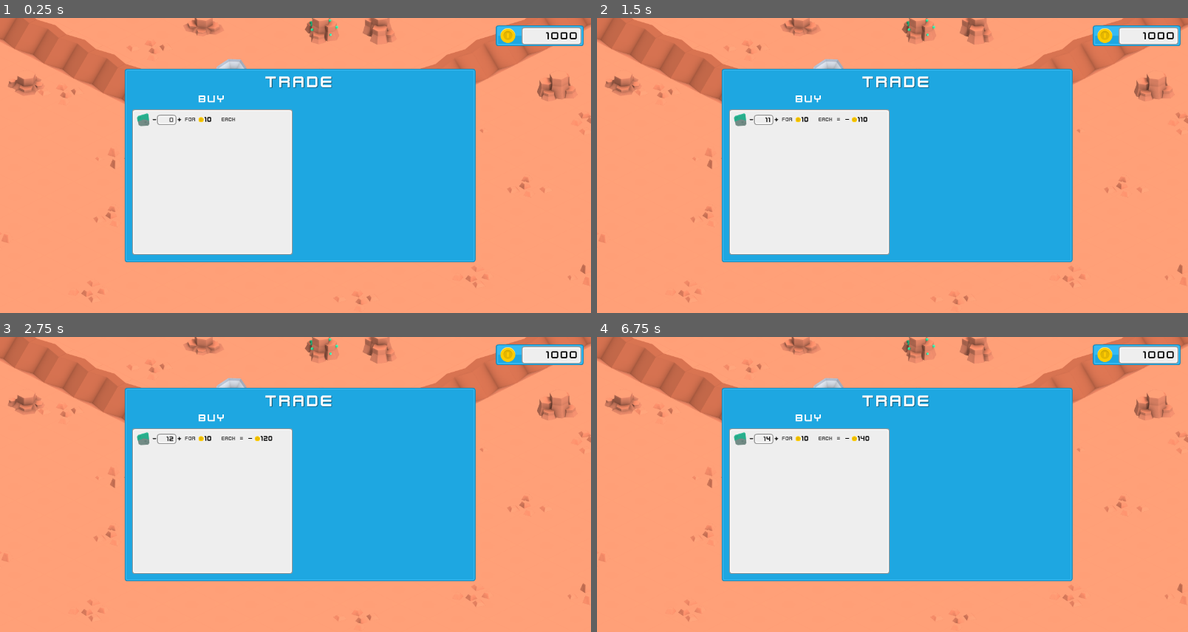
Above: before the commit, frames 1-4 (two rows, left to right).
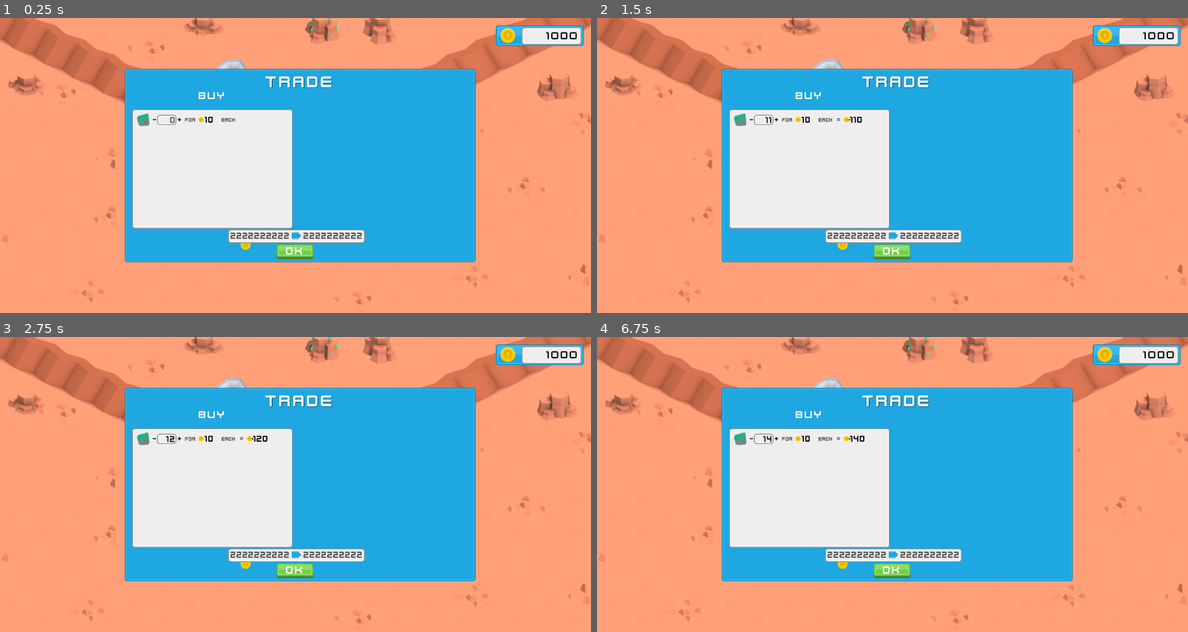
Above: after the commit, the same moments.

Repository: iapetos163/kenney-jam-2023
Game: Godot game, scene res://scene/planet.tscn
Same seed, same stepped clock (60 frames per second), same inputs: the game is played once before the commit and once after it.
Inputs (mouse positions are in pixels of both pictures, inside the frame that each line leads up to):
- Up to frame 1 (0.25 s): no input
- Up to frame 2 (1.5 s): click (762, 121) at 0.52 s; type "12" at 0.6 s; click (750, 118) at 1.25 s
- Up to frame 3 (2.75 s): click (177, 437) at 2 s
- Up to frame 4 (6.75 s): click (750, 437) at 2.75 s; click (774, 437) at 3.5 s; click (750, 437) at 4.25 s; click (774, 437) at 5 s; tap Enter at 5.75 s; tap Space at 6.5 s

The runs differ from the first frame. In frame 1, 3.1% of the frame differs, in the area x 22-62%, y 25-82%; in frame 2, 3.2%; in frame 3, 3.2%; in frame 4, 3.2%.

Commit message:
Muckin about

Diff:
--- a/scene/planet.tscn
+++ b/scene/planet.tscn
@@ -7,8 +7,11 @@
 [ext_resource type="FontFile" uid="uid://bo5nhlmmcngkt" path="res://asset/ui/Kenney Future.ttf" id="5_yfxqn"]
 [ext_resource type="PackedScene" uid="uid://tgjccevfleic" path="res://ui/blue_panel.tscn" id="6_vtg26"]
 [ext_resource type="LabelSettings" uid="uid://c7ibfkcae4uw2" path="res://ui/ui_subtitle_settings.tres" id="7_tsxho"]
+[ext_resource type="Texture2D" uid="uid://brv4xuarjigxr" path="res://asset/ui/blue_sliderRight.png" id="8_36pox"]
 [ext_resource type="PackedScene" uid="uid://boitdlwx2d4vh" path="res://ui/transaction_entry/transaction_entry.tscn" id="8_nsi8l"]
 [ext_resource type="Script" path="res://ui/buy_panel_contents.gd" id="8_u0pxh"]
+[ext_resource type="Theme" uid="uid://cb2s56xtatj3o" path="res://ui/base_theme.tres" id="9_taqc5"]
+[ext_resource type="PackedScene" uid="uid://dwcwkqy0bleq" path="res://ui/green_button.tscn" id="12_p0rwm"]
 
 [sub_resource type="LabelSettings" id="LabelSettings_186vl"]
 font = ExtResource("5_yfxqn")
@@ -156,12 +159,71 @@
 grow_horizontal = 2
 grow_vertical = 2
 
+[node name="coin2" type="Sprite2D" parent="trade_ui/body_container"]
+position = Vector2(254, 330)
+scale = Vector2(0.335938, 0.335938)
+texture = ExtResource("3_vod5y")
+
+[node name="money_amount_change_container" type="Control" parent="trade_ui/body_container"]
+layout_mode = 1
+anchors_preset = 15
+anchor_right = 1.0
+anchor_bottom = 1.0
+offset_left = 216.0
+offset_top = 297.0
+offset_right = -232.0
+offset_bottom = -35.0
+grow_horizontal = 2
+grow_vertical = 2
+theme = ExtResource("9_taqc5")
+
+[node name="money_amount_bg" parent="trade_ui/body_container/money_amount_change_container" instance=ExtResource("4_dbp6n")]
+layout_mode = 1
+anchors_preset = 15
+anchor_right = 1.0
+anchor_bottom = 1.0
+offset_right = 0.0
+offset_bottom = 1.0
+grow_horizontal = 2
+grow_vertical = 2
+
+[node name="current_money_amount" type="Label" parent="trade_ui/body_container/money_amount_change_container"]
+layout_mode = 1
+anchors_preset = 15
+anchor_right = 1.0
+anchor_bottom = 1.0
+offset_left = 4.0
+offset_right = -124.0
+grow_horizontal = 2
+grow_vertical = 2
+text = "2222222222"
+vertical_alignment = 1
+
+[node name="new_money_amount" type="Label" parent="trade_ui/body_container/money_amount_change_container"]
+layout_mode = 1
+anchors_preset = 15
+anchor_right = 1.0
+anchor_bottom = 1.0
+offset_left = 122.0
+offset_right = -5.0
+grow_horizontal = 2
+grow_vertical = 2
+text = "2222222222"
+horizontal_alignment = 2
+vertical_alignment = 1
+
+[node name="BlueSliderRight" type="Sprite2D" parent="trade_ui/body_container/money_amount_change_container"]
+position = Vector2(148, 14)
+scale = Vector2(0.5, 0.5)
+texture = ExtResource("8_36pox")
+
 [node name="buy_container" type="Control" parent="trade_ui/body_container"]
 layout_mode = 1
 anchors_preset = 15
 anchor_right = 1.0
 anchor_bottom = 1.0
 offset_right = -380.0
+offset_bottom = -57.0
 grow_horizontal = 2
 grow_vertical = 2
 
@@ -170,7 +232,8 @@
 anchors_preset = 15
 anchor_right = 1.0
 anchor_bottom = 1.0
-offset_bottom = -316.0
+offset_top = -7.0
+offset_bottom = -280.0
 grow_horizontal = 2
 grow_vertical = 2
 text = "BUY"
@@ -207,7 +270,7 @@
 anchor_right = 1.0
 anchor_bottom = 0.107
 offset_right = 0.0
-offset_bottom = -0.100002
+offset_bottom = 5.999
 grow_horizontal = 2
 
 [node name="sell_container" type="Control" parent="trade_ui/body_container"]
@@ -218,3 +281,38 @@
 offset_left = 380.0
 grow_horizontal = 2
 grow_vertical = 2
+
+[node name="ok_button" type="Control" parent="trade_ui/body_container"]
+layout_mode = 1
+anchors_preset = 15
+anchor_right = 1.0
+anchor_bottom = 1.0
+offset_left = 321.0
+offset_top = 329.0
+offset_right = -343.0
+offset_bottom = 1.0
+grow_horizontal = 2
+grow_vertical = 2
+
+[node name="green_button" parent="trade_ui/body_container/ok_button" instance=ExtResource("12_p0rwm")]
+layout_mode = 1
+anchors_preset = 15
+anchor_right = 1.0
+anchor_bottom = 1.0
+offset_right = 0.0
+offset_bottom = 0.0
+grow_horizontal = 2
+grow_vertical = 2
+
+[node name="Label" type="Label" parent="trade_ui/body_container/ok_button"]
+layout_mode = 1
+anchors_preset = 15
+anchor_right = 1.0
+anchor_bottom = 1.0
+offset_bottom = -2.0
+grow_horizontal = 2
+grow_vertical = 2
+text = "OK"
+label_settings = ExtResource("7_tsxho")
+horizontal_alignment = 1
+vertical_alignment = 1
--- a/ui/base_theme.tres
+++ b/ui/base_theme.tres
@@ -11,7 +11,7 @@
 
 [resource]
 default_font = ExtResource("2_gief0")
-default_font_size = 16
+default_font_size = 20
 Label/colors/font_color = Color(0.266667, 0.266667, 0.266667, 1)
 Label/colors/font_outline_color = Color(0.266667, 0.266667, 0.266667, 1)
 Label/colors/font_shadow_color = Color(1, 1, 1, 0)
--- /dev/null
+++ b/ui/green_button.tscn
@@ -0,0 +1,13 @@
+[gd_scene load_steps=2 format=3 uid="uid://dwcwkqy0bleq"]
+
+[ext_resource type="Texture2D" uid="uid://ceqmhd6uh5xnq" path="res://asset/ui/green_button00.png" id="1_b0rv7"]
+
+[node name="green_button" type="NinePatchRect"]
+offset_right = 190.0
+offset_bottom = 49.0
+texture = ExtResource("1_b0rv7")
+region_rect = Rect2(0, 0, 190, 49)
+patch_margin_left = 5
+patch_margin_top = 5
+patch_margin_right = 5
+patch_margin_bottom = 10
--- a/ui/transaction_entry/transaction_entry.tscn
+++ b/ui/transaction_entry/transaction_entry.tscn
@@ -50,10 +50,10 @@
 anchors_preset = 15
 anchor_right = 1.0
 anchor_bottom = 1.0
-offset_left = -1.0
-offset_top = 7.0
-offset_right = -19.5625
-offset_bottom = -7.0
+offset_left = -10.1875
+offset_top = 4.5
+offset_right = -16.375
+offset_bottom = -4.5
 grow_horizontal = 2
 grow_vertical = 2
 placeholder_text = "0"
@@ -171,7 +171,7 @@
 script = ExtResource("9_sfv4o")
 
 [node name="total_amount_coin" type="Sprite2D" parent="total_amount_container"]
-position = Vector2(27, 4)
+position = Vector2(10, 4)
 scale = Vector2(0.179687, 0.179687)
 texture = ExtResource("5_vl5v3")
 centered = false
@@ -181,8 +181,7 @@
 anchors_preset = 15
 anchor_right = 1.0
 anchor_bottom = 1.0
-offset_left = 45.0
-offset_right = 1.0
+offset_left = 28.0
 grow_horizontal = 2
 grow_vertical = 2
 theme_override_colors/font_color = Color(0, 0, 0, 1)
Binary file added: asset/ui/blue_sliderRight.png
Not shown, added: asset/ui/blue_sliderRight.png.import
Binary file added: asset/ui/green_button00.png
Not shown, added: asset/ui/green_button00.png.import
Not shown: 1 places in scene/planet.tscn that only renumber resources
Not shown: 1 places in ui/transaction_entry/transaction_entry.tscn that only renumber resources
